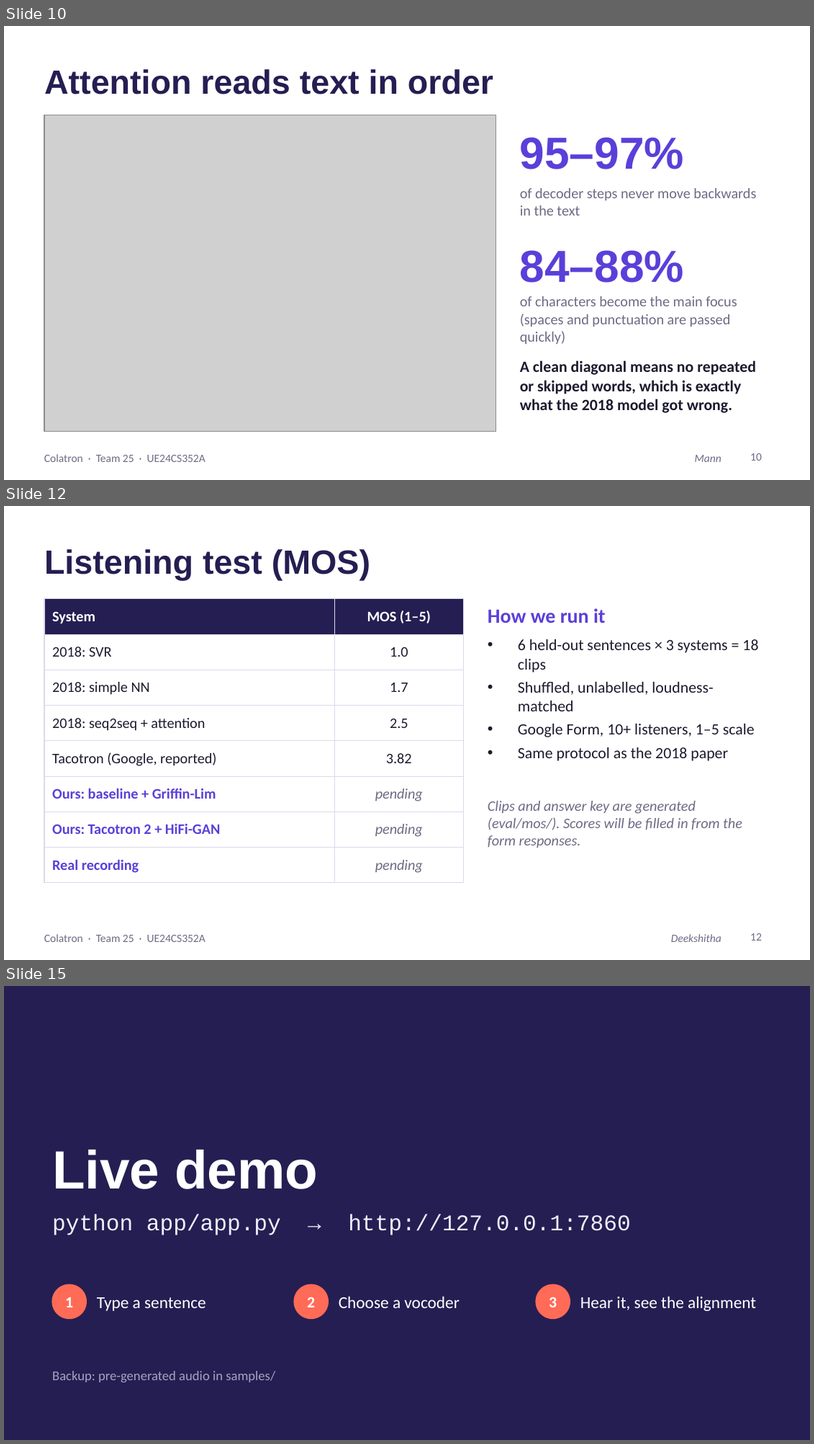
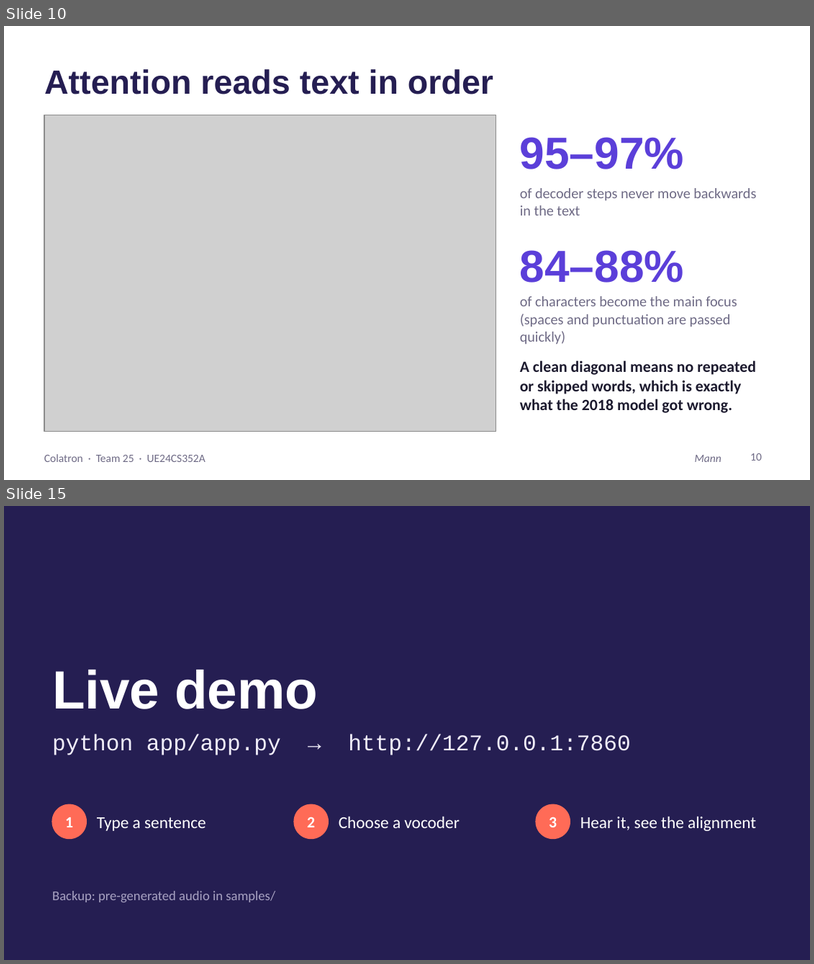
Before and after one commit to Mann0801/colatron-tts, a slide deck: report/Colatron_Slides.pptx. Shown one above the other, each under a label of ours: slides 10, 12 and 15 before the commit, slides 10 and 15 after it; the slides between them are not shown. The pictures are 814x1444 and 814x964 pixels, drawn with LibreOffice and Linux fonts; fonts in the diff are those of the drawing; grey boxes stand for pictures. Boxes give left, top, right and bottom in pixels: in the first picture for what was removed or moved away, otherwise in the second. Text is boxed around its words. In the diff, an @@ line names an element or a change of style, - is before the commit and + after.

Commit message:
Drop unverified MOS results; add baseline vs main mel comparison

```diff
--- a/report/Colatron_Slides.pptx
+++ b/report/Colatron_Slides.pptx
@@ slide 12 removed at bbox=[4, 506, 810, 960], background #FFFFFF; not listed: 1 template element that a slide beside it also shows @@
@@ title removed at bbox=[44, 549, 370, 580] @@
-Listening test (MOS)
@@ table removed at bbox=[44, 599, 463, 875], 8 rows, 2 columns @@
-System | MOS (1–5)
-2018: SVR | 1.0
-2018: simple NN | 1.7
-2018: seq2seq + attention | 2.5
-Tacotron (Google, reported) | 3.82
-Ours: baseline + Griffin-Lim | pending
-Ours: Tacotron 2 + HiFi-GAN | pending
-Real recording | pending
@@ text removed at bbox=[488, 608, 606, 623] @@
-How we run it
@@ text removed at bbox=[518, 639, 759, 761] @@
-• 6 held-out sentences × 3 systems = 18 clips
-• Shuffled, unlabelled, loudness-matched
-• Google Form, 10+ listeners, 1–5 scale
-• Same protocol as the 2018 paper
@@ text removed at bbox=[488, 800, 743, 847] @@
-Clips and answer key are generated (eval/mos/). Scores will be filled in from the form responses.
@@ text removed at bbox=[671, 934, 722, 942] @@
-Deekshitha
@@ page number removed at bbox=[751, 933, 762, 940] @@
-12
```
Also in this commit, not shown: 3 slides changed, 1 slide added, 5 other files.
